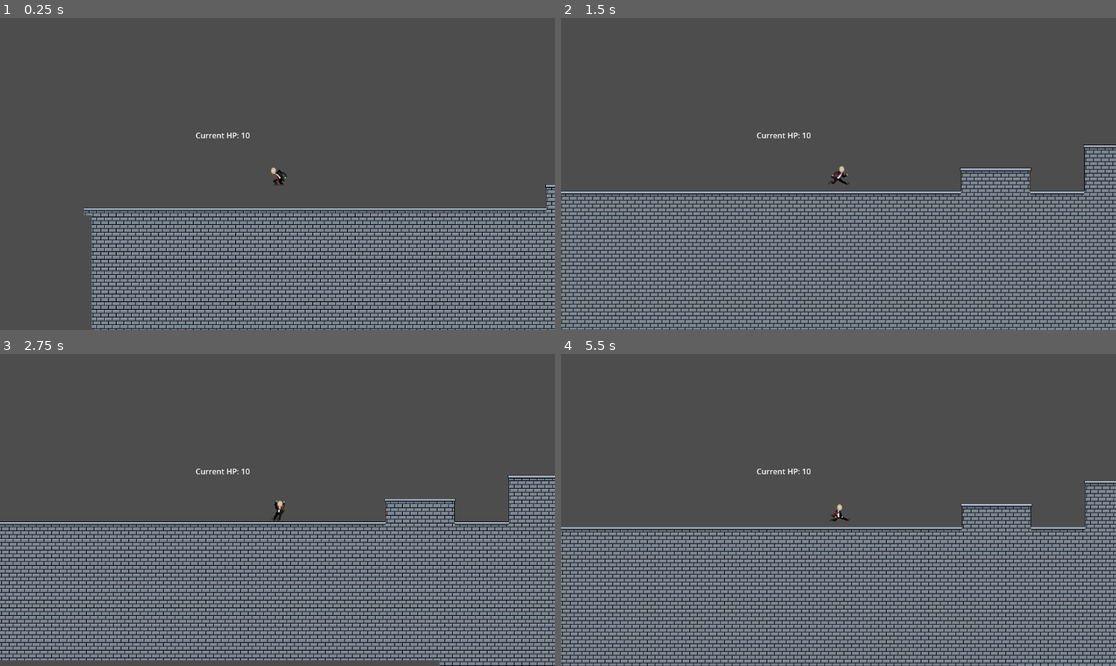
Above: before the commit, frames 1-4 (two rows, left to right).
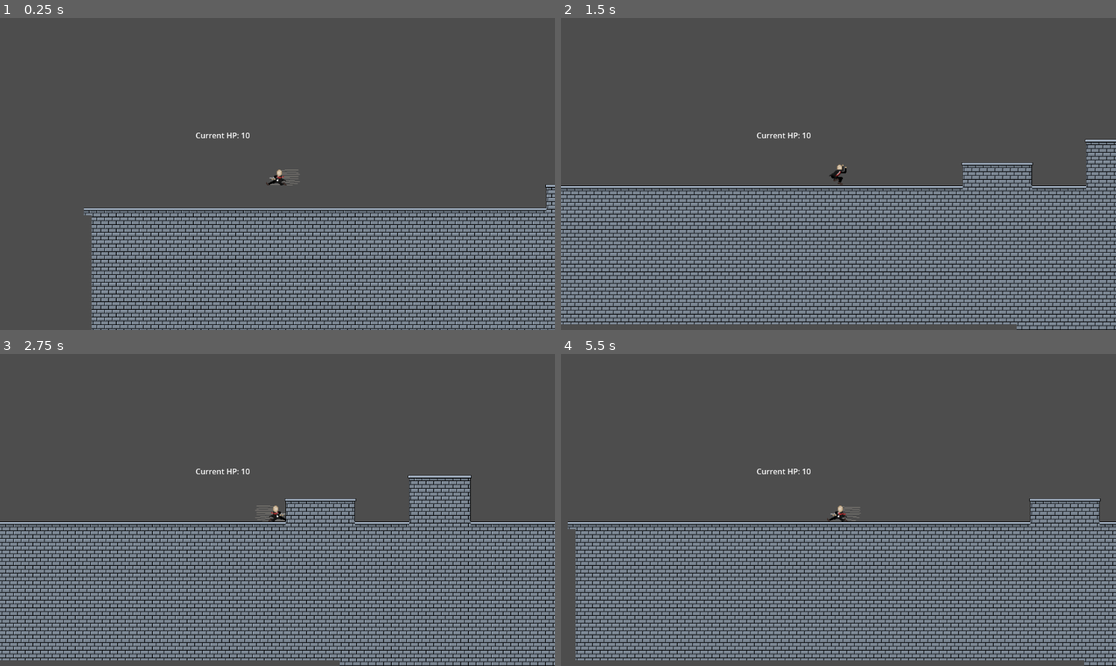
Above: after the commit, the same moments.

Repository: LiamQuinlan-Carleton/COMP1501FINAL
Game: Godot game, scene res://first_level.tscn
Two runs of this game, one before a commit and one after it. Both use one fixed random seed, a clock stepped at 60 frames per second and the inputs below. The engine's default icon, where the game draws it, is replaced by a stand-in: a white triangle on a blue panel in a dark square.
Inputs (mouse positions are in pixels of both pictures, inside the frame that each line leads up to):
- Up to frame 1 (0.25 s): no input
- Up to frame 2 (1.5 s): move the mouse to (960, 158) at 0.52 s; hold S (crouch, bound only after the commit) 0.53-1.28 s; hold D (Right) from 0.53 s (still down); tap Space (Jump) at 0.77, 1.07 s; tap C (crouch, bound only before the commit) at 0.8, 1.35 s; move the mouse to (727, 189) at 1.27 s
- Up to frame 3 (2.75 s): tap Space (Jump) at 1.52, 1.55, 1.82, 2.1 s; move the mouse to (333, 441) at 2.02 s; release D (Right) at 2.03 s; hold A (Left) from 2.03 s (still down); hold S (crouch, bound only after the commit) from 2.03 s (still down)
- Up to frame 4 (5.5 s): move the mouse to (810, 572) at 2.77 s; release A (Left) at 2.78 s; release S (crouch, bound only after the commit) at 2.78 s; hold D (Right) 2.78-4.28 s; click (810, 572) at 2.85 s; tap Space (Jump) at 3.02, 3.32, 3.77, 3.8, 4.07, 4.52, 4.82 s; tap C (crouch, bound only before the commit) at 3.05, 5.3 s; move the mouse to (1005, 556) at 3.52 s; hold Right mouse button (Right Click) 3.53-4.28 s; move the mouse to (672, 463) at 4.27 s; hold A (Left) 4.28-5.03 s; tap Shift (Shift) at 4.35 s; tap S (crouch, bound only after the commit) at 4.55 s; move the mouse to (866, 510) at 5.02 s; hold D (Right) from 5.03 s (still down); hold S (crouch, bound only after the commit) from 5.03 s (still down)

The runs differ from the first frame. In frame 1, 0.1% of the frame differs, in the area x 47-55%, y 47-54%; in frame 2, 36%, in the area x 0-100%, y 38-100%; in frame 3, 12%; in frame 4, 35%.

Commit message:
Slide fixes

Diff:
--- a/Player.tscn
+++ b/Player.tscn
@@ -9,7 +9,7 @@
 [ext_resource type="Texture2D" uid="uid://ij7cn13her84" path="res://Art/Animations/slideright-Sheet.png" id="7_2fkt0"]
 
 [sub_resource type="RectangleShape2D" id="RectangleShape2D_t478q"]
-size = Vector2(35, 45)
+size = Vector2(35, 44)
 
 [sub_resource type="QuadMesh" id="QuadMesh_nibuc"]
 
@@ -529,7 +529,7 @@
 metadata/_edit_group_ = true
 
 [node name="CollisionShape2D" type="CollisionShape2D" parent="."]
-position = Vector2(-0.5, 1.5)
+position = Vector2(-0.5, 2)
 shape = SubResource("RectangleShape2D_t478q")
 
 [node name="MeshInstance2D" type="MeshInstance2D" parent="."]
@@ -564,7 +564,7 @@
 [node name="AnimatedSprite2D" type="AnimatedSprite2D" parent="."]
 scale = Vector2(0.5, 0.5)
 sprite_frames = SubResource("SpriteFrames_83j4p")
-animation = &"Jump Left"
+animation = &"Slide Left"
 
 [connection signal="timeout" from="JumpLength" to="." method="_on_jump_length_timeout"]
 [connection signal="timeout" from="JumpBuffer" to="." method="_on_jump_buffer_timeout"]
--- a/player.gd
+++ b/player.gd
@@ -115,7 +115,7 @@
 		else:
 			animation.play("Slide Left Start")
 		player_hitbox.scale.y = 0.5
-		player_hitbox.position.y += 14
+		player_hitbox.position.y = 13
 		floor_stop_on_slope = false
 		#floor_max_angle = 0
 		crouching = true
@@ -225,7 +225,7 @@
 # Puts player in proper position when standing back up
 func reset_after_crouch():
 	player_hitbox.scale.y = 1
-	player_hitbox.position.y -= 14
+	player_hitbox.position.y = 2
 	floor_stop_on_slope = true
 	crouching = false
 
--- a/project.godot
+++ b/project.godot
@@ -56,6 +56,6 @@
 }
 crouch={
 "deadzone": 0.5,
-"events": [Object(InputEventKey,"resource_local_to_scene":fa …(140 unchanged characters)… d":false,"keycode":0,"physical_keycode":67,"key_label":0,"unicode":99,"location":0,"echo":false,"script":null)
+"events": [Object(InputEventKey,"resource_local_to_scene":fa …(140 unchanged characters)… d":false,"keycode":0,"physical_keycode":83,"key_label":0,"unicode":115,"location":0,"echo":false,"script":null)
 ]
 }
